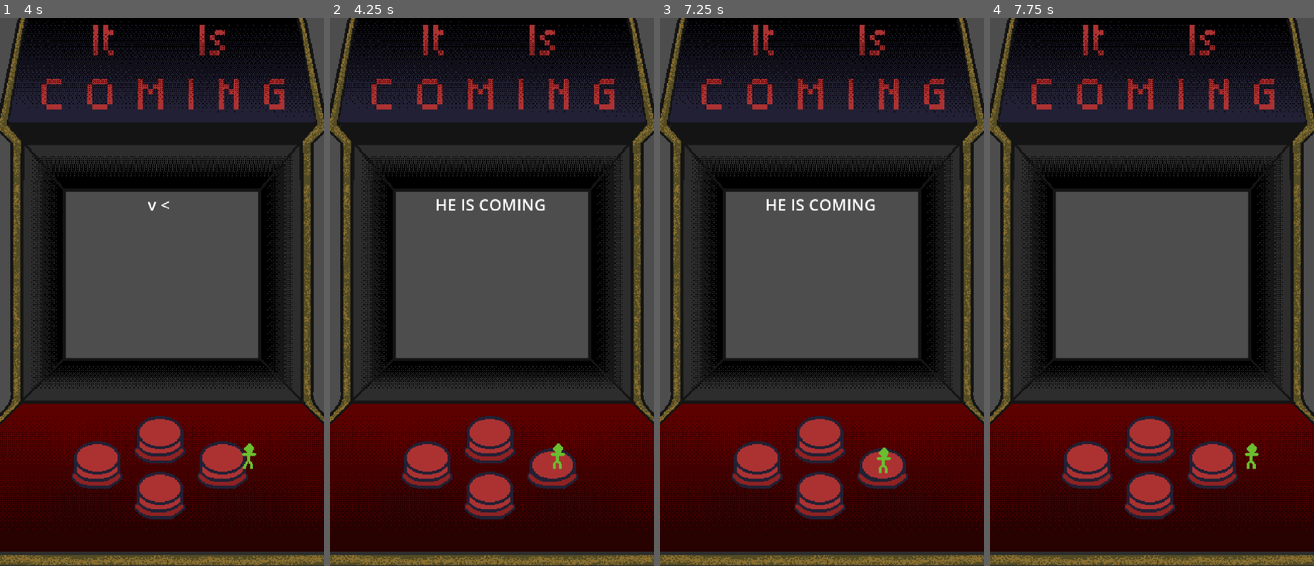
Above: before the commit, frames 1-4 (left to right).
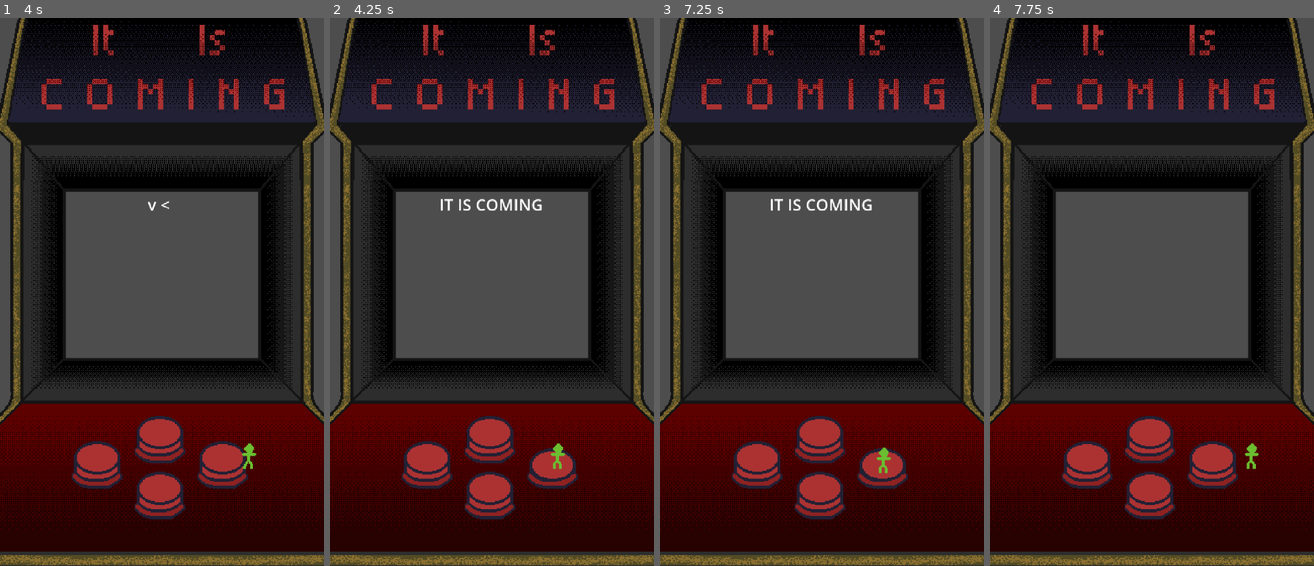
Above: after the commit, the same moments.

Repository: Sunny-Days-Ahead/It-Is-Coming
Game: Godot game, scene res://main.tscn
Same seed, same stepped clock (60 frames per second), same inputs: the game is played once before the commit and once after it.
Inputs:
- Up to frame 1 (4 s): tap Enter at 0.5 s; hold D (move_right) 0.53-1.28 s; hold S (move_down) 1.28-2.03 s; hold D (move_right) 2.03-2.78 s; hold W (move_up) 2.78-3.53 s; hold A (move_left) from 3.53 s (still down)
- Up to frame 2 (4.25 s): keep holding A (move_left)
- Up to frame 3 (7.25 s): release A (move_left) at 5.03 s; hold S (move_down) 5.03-5.78 s; hold D (move_right) 5.78-6.53 s; hold W (move_up) from 6.53 s (still down)
- Up to frame 4 (7.75 s): release W (move_up) at 7.28 s; hold D (move_right) from 7.28 s (still down)

Frame 1 is identical in both runs. In frame 2, 0.5% of the frame differs, in the area x 32-67%, y 33-36%; in frame 3, 0.5%; in frame 4, nothing differs.

Commit message:
code cleanup

Diff:
--- a/main.gd
+++ b/main.gd
@@ -16,7 +16,7 @@
 	$EastButton.button_pressed.connect(_on_button_pressed)
 	$WestButton.button_pressed.connect(_on_button_pressed)
 	buttons = [$NorthButton, $SouthButton, $WestButton, $EastButton]
-	$Label.text = ""
+	$Command.text = ""
 	new_sequence(length)
 # Called every frame. 'delta' is the elapsed time since the previous frame.
 func _process(delta: float) -> void:
@@ -36,24 +36,25 @@
 		pointer += 1
 		if pointer >= sequence.size():
 			print("SAFE")
-			$Label.text = "SAFE"
+			$Command.text = "SAFE"
 			await get_tree().create_timer(1.5).timeout
-			$Label.text = ""
+			$Command.text = ""
 			pointer = 0
 			length += 1
 			if length > 4:
 				length = 4
 			new_sequence(length)
 	else:
-		print("HE IS COMING")
-		$Label.text = "HE IS COMING"
+		print("IT IS COMING")
+		$Command.text = "IT IS COMING"
 		await get_tree().create_timer(1.5).timeout
-		$Label.text = ""
+		$Command.text = ""
 		pointer = 0
 		length += 1
 		if length > 4:
 			length = 4
 		distance -= 1
+		print(distance)
 		if distance < 1:
 			gameover()
 		else:
@@ -69,19 +70,19 @@
 		#print("west pressed")
 
 func gameover():
-	$Label.text = "IT HAS YOU"
+	$Command.text = "IT HAS YOU"
 	await get_tree().create_timer(5).timeout
 	get_tree().quit()
 
 func print_escape(count):
 	for entry in range(count):
 		if sequence[entry] == $NorthButton:
-			$Label.text += "^ "
+			$Command.text += "^ "
 		if sequence[entry] == $EastButton:
-			$Label.text += "> "
+			$Command.text += "> "
 		if sequence[entry] == $WestButton:
-			$Label.text += "< "
+			$Command.text += "< "
 		if sequence[entry] == $SouthButton:
-			$Label.text += "v "
+			$Command.text += "v "
 	await get_tree().create_timer(2).timeout
-	$Label.text = ""
+	$Command.text = ""
--- a/main.tscn
+++ b/main.tscn
@@ -29,7 +29,7 @@
 position = Vector2(157, 432)
 speed = 300.0
 
-[node name="Label" type="Label" parent="." unique_id=1585806605]
+[node name="Command" type="Label" parent="." unique_id=1585806605]
 offset_left = 65.0
 offset_top = 172.0
 offset_right = 254.0
